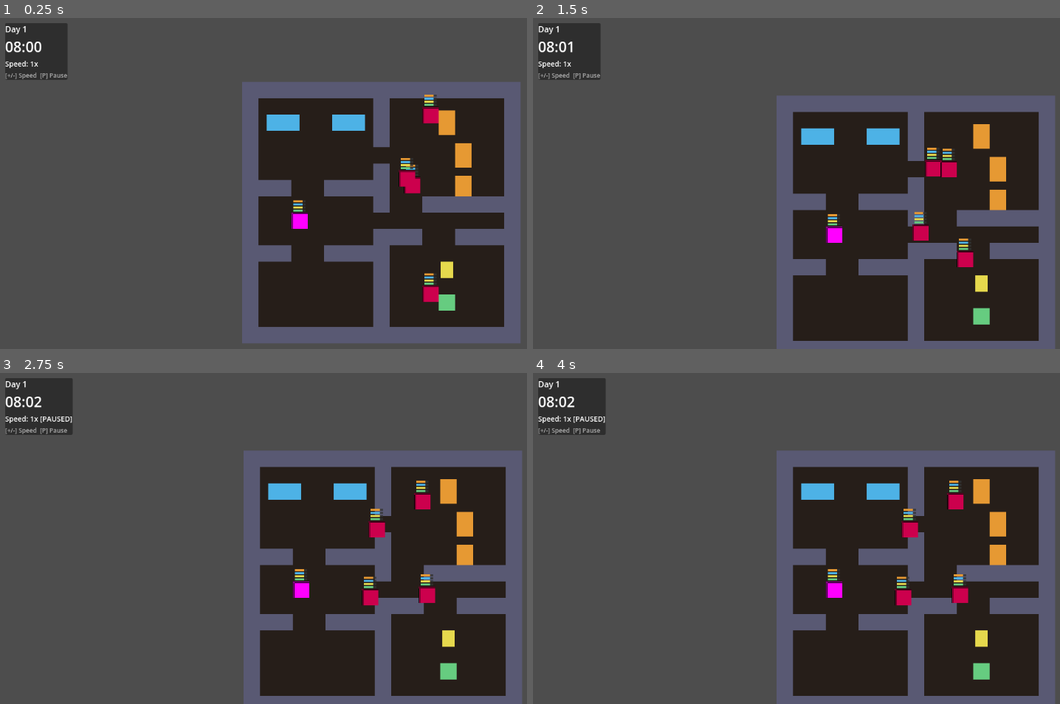
Above: before the commit, frames 1-4 (two rows, left to right).
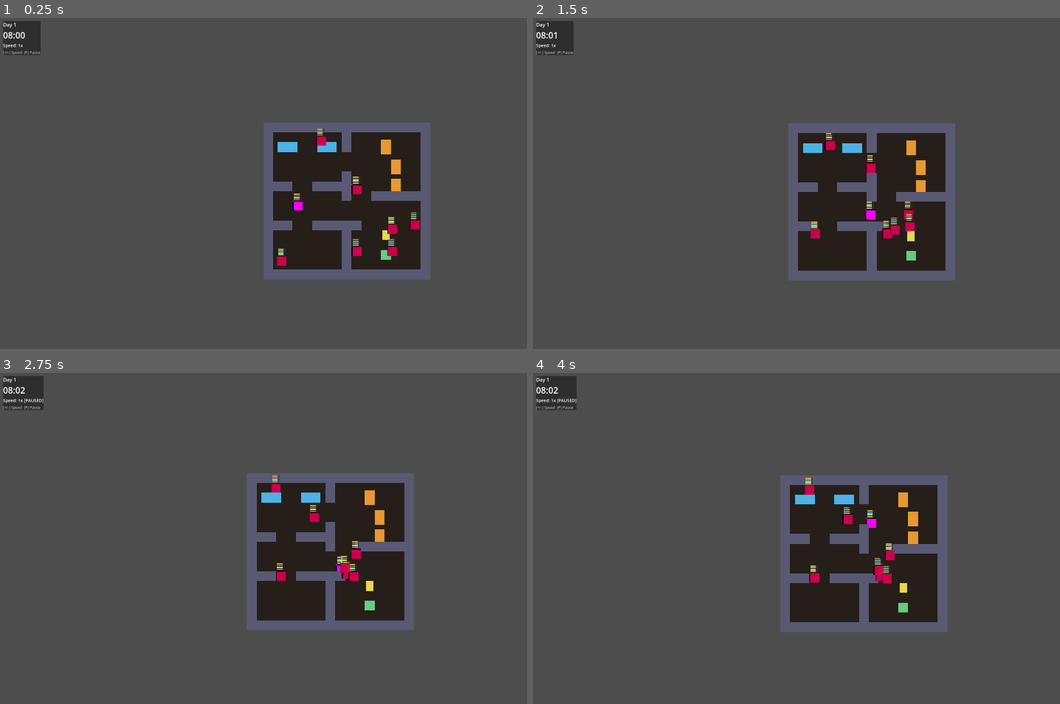
Above: after the commit, the same moments.

Repository: NikkiKoole/simgodot
Game: Godot game, scene res://scenes/main.tscn
The game is run twice, just before and just after one commit, with the same random seed, the same clock (stepped at 60 frames per second) and the same inputs. Before the commit the project has no main scene; this scene is started directly in both runs.
Inputs:
- Up to frame 1 (0.25 s): no input
- Up to frame 2 (1.5 s): tap Enter at 0.5 s; hold D (move_right, bound only after the commit) 0.53-1.28 s; tap E (interact, bound only after the commit) at 0.6, 1.35 s; hold S (move_down, bound only after the commit) from 1.28 s (still down)
- Up to frame 3 (2.75 s): release S (move_down, bound only after the commit) at 2.03 s; hold D (move_right, bound only after the commit) from 2.03 s (still down); tap P at 2.1 s; tap E (interact, bound only after the commit) at 2.3 s
- Up to frame 4 (4 s): tap Space at 2.75 s; release D (move_right, bound only after the commit) at 2.78 s; hold W (move_up, bound only after the commit) 2.78-3.53 s; tap E (interact, bound only after the commit) at 2.85, 3.6 s; hold A (move_left, bound only after the commit) from 3.53 s (still down)

The runs differ from the first frame. In frame 1, 35% of the frame differs, in the area x 0-99%, y 0-99%; in frame 2, 34%; in frame 3, 34%; in frame 4, 34%.

Commit message:
Add NPC steering/avoidance behavior and restore input mappings
- Add avoidance steering: NPCs steer away from nearby entities
- Add stuck detection with wiggle behavior to get unstuck
- Increase NPC count to 7
- Restore input mappings (WASD, E/Space) lost from corruption
- Wider doors in level map

Diff:
--- a/project.godot
+++ b/project.godot
@@ -13,6 +13,41 @@
 config/name="hello"
 config/features=PackedStringArray("4.5", "GL Compatibility")
 config/icon="res://icon.svg"
+run/main_scene="res://scenes/main.tscn"
+
+[display]
+
+window/size/viewport_width=1920
+window/size/viewport_height=1080
+
+[input]
+
+move_up={
+"deadzone": 0.5,
+"events": [Object(InputEventKey,"resource_local_to_scene":false,"resource_name":"","device":-1,"window_id":0,"alt_pressed":false,"shift_pressed":false,"ctrl_pressed":false,"meta_pressed":false,"pressed":false,"keycode":0,"physical_keycode":87,"key_label":0,"unicode":119,"location":0,"echo":false,"script":null)
+]
+}
+move_down={
+"deadzone": 0.5,
+"events": [Object(InputEventKey,"resource_local_to_scene":false,"resource_name":"","device":-1,"window_id":0,"alt_pressed":false,"shift_pressed":false,"ctrl_pressed":false,"meta_pressed":false,"pressed":false,"keycode":0,"physical_keycode":83,"key_label":0,"unicode":115,"location":0,"echo":false,"script":null)
+]
+}
+move_left={
+"deadzone": 0.5,
+"events": [Object(InputEventKey,"resource_local_to_scene":false,"resource_name":"","device":-1,"window_id":0,"alt_pressed":false,"shift_pressed":false,"ctrl_pressed":false,"meta_pressed":false,"pressed":false,"keycode":0,"physical_keycode":65,"key_label":0,"unicode":97,"location":0,"echo":false,"script":null)
+]
+}
+move_right={
+"deadzone": 0.5,
+"events": [Object(InputEventKey,"resource_local_to_scene":false,"resource_name":"","device":-1,"window_id":0,"alt_pressed":false,"shift_pressed":false,"ctrl_pressed":false,"meta_pressed":false,"pressed":false,"keycode":0,"physical_keycode":68,"key_label":0,"unicode":100,"location":0,"echo":false,"script":null)
+]
+}
+interact={
+"deadzone": 0.5,
+"events": [Object(InputEventKey,"resource_local_to_scene":false,"resource_name":"","device":-1,"window_id":0,"alt_pressed":false,"shift_pressed":false,"ctrl_pressed":false,"meta_pressed":false,"pressed":false,"keycode":0,"physical_keycode":69,"key_label":0,"unicode":101,"location":0,"echo":false,"script":null)
+, Object(InputEventKey,"resource_local_to_scene":false,"resource_name":"","device":-1,"window_id":0,"alt_pressed":false,"shift_pressed":false,"ctrl_pressed":false,"meta_pressed":false,"pressed":false,"keycode":0,"physical_keycode":32,"key_label":0,"unicode":32,"location":0,"echo":false,"script":null)
+]
+}
 
 [rendering]
 
--- a/scripts/level.gd
+++ b/scripts/level.gd
@@ -5,7 +5,7 @@
 const FLOOR_COLOR := Color(0.15, 0.12, 0.1)
 
 ## Number of NPCs to spawn
-@export var npc_count: int = 4
+@export var npc_count: int = 7
 
 @onready var player: CharacterBody2D = $Player
 
@@ -21,14 +21,14 @@
 #################
 #       #       #
 # B   B #   F   #
-#       #       #
+#               #
 #            F  #
 #       #       #
 ###  ####    F  #
 #       #  ######
 #  P            #
-#       ###  ####
-###  ####       #
+#               #
+###  #####      #
 #       #   T   #
 #       #       #
 #       #   S   #
--- a/scripts/npc.gd
+++ b/scripts/npc.gd
@@ -9,12 +9,23 @@
 ## Maximum wait time at destination (seconds)
 @export var max_wait_time: float = 4.0
 
+## Steering/Avoidance settings
+@export var avoidance_radius: float = 40.0  # How far to look for others
+@export var avoidance_strength: float = 60.0  # How hard to steer away
+@export var stuck_threshold: float = 0.3  # Seconds without progress before wiggling
+@export var wiggle_strength: float = 40.0  # Random force when stuck
+
 enum State { IDLE, WALKING, WAITING, USING_OBJECT }
 var current_state: State = State.IDLE
 var wait_timer: float = 0.0
 var is_initialized: bool = false
 var npc_id: int = 0
 static var npc_counter: int = 0
+
+# Stuck detection
+var last_position: Vector2 = Vector2.ZERO
+var stuck_timer: float = 0.0
+var wiggle_direction: Vector2 = Vector2.ZERO
 
 # Motive system
 var motives: Motive
@@ -95,24 +106,88 @@
 			_start_using_object()
 		else:
 			_start_waiting()
+		stuck_timer = 0.0
 		return
 
 	var target_pos := current_path[path_index]
 	var distance := global_position.distance_to(target_pos)
+	var delta := get_physics_process_delta_time()
 
 	# Calculate how far we'd move this frame
-	var move_distance := speed * speed_mult * get_physics_process_delta_time()
+	var move_distance := speed * speed_mult * delta
 
 	# If we're close enough (or would overshoot), snap to waypoint and move to next
 	if distance <= move_distance + 2.0:
 		# Snap to waypoint and move to next
 		global_position = target_pos
 		path_index += 1
-		return
-
-	var direction := global_position.direction_to(target_pos)
-	velocity = direction * speed * speed_mult
+		stuck_timer = 0.0
+		return
+
+	# Calculate desired direction to target
+	var desired_direction := global_position.direction_to(target_pos)
+
+	# Get avoidance force from nearby entities
+	var avoidance := _calculate_avoidance()
+
+	# Check if stuck (not making progress)
+	var moved_distance := global_position.distance_to(last_position)
+	if moved_distance < 1.0 * speed_mult * delta:
+		stuck_timer += delta
+	else:
+		stuck_timer = 0.0
+		wiggle_direction = Vector2.ZERO
+	last_position = global_position
+
+	# If stuck, add wiggle force
+	var wiggle := Vector2.ZERO
+	if stuck_timer > stuck_threshold:
+		if wiggle_direction == Vector2.ZERO:
+			# Pick a random perpendicular direction to wiggle
+			wiggle_direction = Vector2(randf_range(-1, 1), randf_range(-1, 1)).normalized()
+		wiggle = wiggle_direction * wiggle_strength
+
+	# Combine forces: desired movement + avoidance + wiggle
+	var final_velocity := desired_direction * speed + avoidance * avoidance_strength + wiggle
+
+	# Apply speed multiplier and clamp
+	final_velocity *= speed_mult
+	var max_speed := speed * speed_mult * 1.3  # Allow slight overspeed when avoiding
+	if final_velocity.length() > max_speed:
+		final_velocity = final_velocity.normalized() * max_speed
+
+	velocity = final_velocity
 	move_and_slide()
+
+func _calculate_avoidance() -> Vector2:
+	var avoidance := Vector2.ZERO
+
+	# Find nearby bodies using physics query
+	var space_state := get_world_2d().direct_space_state
+	var query := PhysicsShapeQueryParameters2D.new()
+	var circle := CircleShape2D.new()
+	circle.radius = avoidance_radius
+	query.shape = circle
+	query.transform = Transform2D(0, global_position)
+	query.collision_mask = 6  # Layer 2 (NPCs) + Layer 4 (Player)
+	query.exclude = [get_rid()]
+
+	var results := space_state.intersect_shape(query, 10)
+
+	for result in results:
+		var other: Node2D = result.collider
+		if other == self:
+			continue
+
+		var to_self := global_position - other.global_position
+		var dist := to_self.length()
+
+		if dist > 0 and dist < avoidance_radius:
+			# Stronger avoidance when closer (inverse square falloff)
+			var strength := pow(1.0 - (dist / avoidance_radius), 2)
+			avoidance += to_self.normalized() * strength
+
+	return avoidance
 
 func _decide_next_action() -> void:
 	# Check if we have critical motives that need addressing
